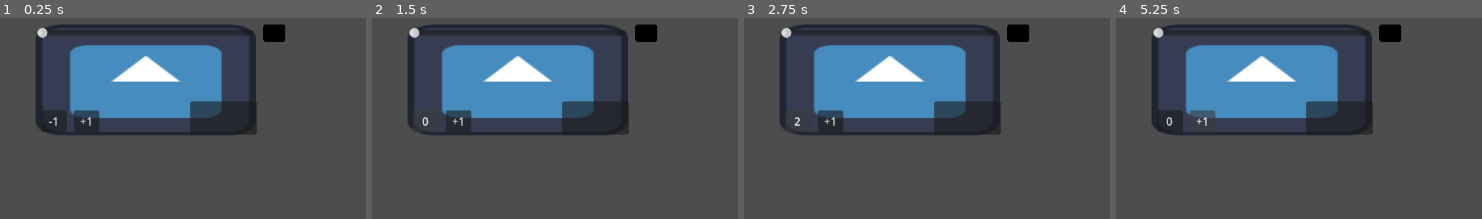
Above: before the commit, frames 1-4 (left to right).
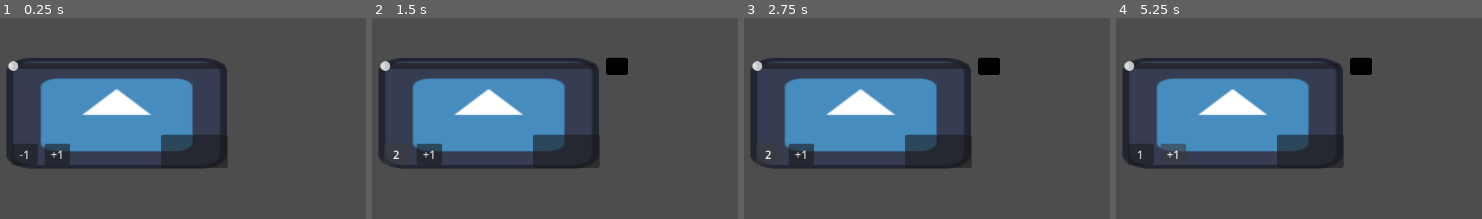
Above: after the commit, the same moments.

Repository: FormerlyWD/serious-game-jam
Game: Godot game, scene res://Scenes/deskScene/DeskScene.tscn
Two runs of this game, one before a commit and one after it. Both use one fixed random seed, a clock stepped at 60 frames per second and the inputs below. The engine's default icon, where the game draws it, is replaced by a stand-in: a white triangle on a blue panel in a dark square.
Inputs (mouse positions are in pixels of both pictures, inside the frame that each line leads up to; where the layout moved, square brackets give the same spot in the first picture):
- Up to frame 1 (0.25 s): no input
- Up to frame 2 (1.5 s): click "+1" at 0.5 s; click "-1" at 1.25 s
- Up to frame 3 (2.75 s): click "0" (after the commit: "2") at 2 s
- Up to frame 4 (5.25 s): click "2" at 2.75 s; click "1" at 3.5 s; click (1309, 150) [1339, 118] at 4.25 s; click "+1" at 5 s

The runs differ from the first frame. In frame 1, 31% of the frame differs, in the area x 1-78%, y 2-76%; in frame 2, 31%; in frame 3, 31%; in frame 4, 31%.

Commit message:
abjustments

Diff:
--- a/Radio/CentralAndStaticNoiseChannels/CentralAndStaticNoiseChannels.gd
+++ b/Radio/CentralAndStaticNoiseChannels/CentralAndStaticNoiseChannels.gd
@@ -8,21 +8,48 @@
 @export var clip_manager:ClipManagerAudioStream
 @export var currently_chosen_channel:int = 0
 @export var timer_node:CustomTimer
-
+@export var idle_channel:Channel
+@export var idle_time:float = 1.0
+var all_locked_channel_nums:Array[int]
+var is_ready:bool = true
 
 
 func update_stream_count():
 
 	if channel_array:
 		amount_of_streams = channel_array.size()
+	for base_channel in channel_array:
+		if base_channel.channel_locked:
+			all_locked_channel_nums.append(channel_array.find(base_channel))
+func switch_channel(new_channel:int):
+	if is_ready:
+		is_ready = false
+	else:
+		return
 
-func switch_channel(new_channel:int):
+
+	clip_manager.lock_clips()
+
+	stop()
+	stream = idle_channel.radio_noise
+	play(timer_node.current_timer)
+
+	await get_tree().create_timer(idle_time).timeout
 	new_channel_switched.emit()
 	currently_chosen_channel = new_channel
 	frequency_knob.chosen_target_deg = channel_array[currently_chosen_channel].lowest_frequency_point
 	frequency_knob._on_value_changed(frequency_knob.value)
+
+	stop()
 	stream = channel_array[currently_chosen_channel].radio_noise
 	play(timer_node.current_timer)
 
-	clip_manager.discard_clip_from_play(true)
+
+
 	clip_manager.check_clip_state()
+	is_ready = true
+func get_random_channel_num() -> int:
+	var random_channel_num:int = randi_range(0,amount_of_streams-1)
+	while random_channel_num in all_locked_channel_nums:
+		random_channel_num = randi_range(0,amount_of_streams-1)
+	return random_channel_num
--- a/Radio/ClipInsertion/sample_clip.tres
+++ b/Radio/ClipInsertion/sample_clip.tres
@@ -6,5 +6,5 @@
 [resource]
 script = ExtResource("1_h5u4n")
 audio_clip = ExtResource("1_iqgoq")
-start_time = 5.0
+start_time = 1.0
 metadata/_custom_type_script = "uid://cdwotjgvtyhjm"
--- a/Radio/ClipManagerAudioStream/clip_manager_audio_stream.gd
+++ b/Radio/ClipManagerAudioStream/clip_manager_audio_stream.gd
@@ -6,7 +6,11 @@
 enum PlayState {
 	BUSY, FREE, NONREADY
 }
+enum AvailabilityState {
+	LOCKED, AVAILABLE
+}
 var current_play_state:PlayState = PlayState.NONREADY
+var current_availability_state:AvailabilityState = AvailabilityState.AVAILABLE
 var all_clips_insertions_sorted:Array[Array]
 @export var all_clips_insertions:Array[ClipInsertion]
 @export var button_tracker:ClipTrackButton
@@ -18,8 +22,12 @@
 
 
 func _process(delta: float) -> void:
+	if current_availability_state == AvailabilityState.LOCKED:
+		return
 	check_clip_state()
-
+func lock_clips():
+	current_availability_state = AvailabilityState.LOCKED
+	discard_clip_from_play(true)
 func check_clip_state():
 	match current_play_state:
 		PlayState.NONREADY:
@@ -57,7 +65,8 @@
 	stop()
 	stream = null
 	if from_channel_switch:
-		pass
+		current_clip_parsed= null
+		button_tracker.remove_element(saved_clip_id)
 
 	elif current_clip_parsed:
 		current_clip_parsed= null
--- a/Radio/RadioNode.tscn
+++ b/Radio/RadioNode.tscn
@@ -13,6 +13,7 @@
 [ext_resource type="Script" uid="uid://cn5762sv6ibx3" path="res://Radio/CentralAndStaticNoiseChannels/ChannelClass/channel_class.gd" id="10_atd8r"]
 [ext_resource type="AudioStream" uid="uid://edf4l8nlh2i" path="res://Audio/freesound_community-static-radio-noise-and-searching-for-stations-48537.mp3" id="11_5gbna"]
 [ext_resource type="PackedScene" uid="uid://o2fsnkbaqlsv" path="res://Radio/ClipTrackButton/ClipTrackButton.tscn" id="12_1y8mp"]
+[ext_resource type="AudioStream" uid="uid://gnmo84rj1yws" path="res://Audio/freesound_community-crispy-static-56963.mp3" id="13_rxmdp"]
 [ext_resource type="PackedScene" uid="uid://dnp2iabu36s75" path="res://ShiftManager/ShiftClipScatterProcessing/ShiftClipScatterProcessing.tscn" id="14_kcuwd"]
 
 [sub_resource type="Resource" id="Resource_kcuwd"]
@@ -31,6 +32,13 @@
 script = ExtResource("10_atd8r")
 lowest_frequency_point = 2.0
 radio_noise = ExtResource("11_5gbna")
+metadata/_custom_type_script = "uid://cn5762sv6ibx3"
+
+[sub_resource type="Resource" id="Resource_260hf"]
+script = ExtResource("10_atd8r")
+lowest_frequency_point = 360.0
+radio_noise = ExtResource("13_rxmdp")
+channel_locked = true
 metadata/_custom_type_script = "uid://cn5762sv6ibx3"
 
 [node name="RadioNode" type="Control" unique_id=155327058 node_paths=PackedStringArray("clip_manager_audio_stream", "central_and_static_noise_channels", "knob_slider", "timer")]
@@ -55,6 +63,7 @@
 offset_bottom = 16.0
 max_value = 360.0
 script = ExtResource("1_f218l")
+signal_clear_flag_requirement = 0.2
 clip_volume_outside_curve = -10.0
 central_static_noise = NodePath("../CentralAndStaticNoiseChannels")
 clip_manager_audio_stream = NodePath("../ClipManagerAudioStream")
@@ -107,6 +116,7 @@
 frequency_knob = NodePath("../knob slider")
 clip_manager = NodePath("../ClipManagerAudioStream")
 timer_node = NodePath("../CustomTimer")
+idle_channel = SubResource("Resource_260hf")
 
 [node name="ClipTrackButton" parent="." unique_id=2116075426 node_paths=PackedStringArray("knob_slider", "clip_manager") instance=ExtResource("12_1y8mp")]
 layout_mode = 1
--- a/Radio/test/knob_slider.gd
+++ b/Radio/test/knob_slider.gd
@@ -21,6 +21,7 @@
 
 func reset():
 	clip_manager_audio_stream.volume_db =clip_volume_outside_curve
+
 	central_static_noise.volume_db = noise_default_volume
 	value = 0 #subject to change
 func find_dist(new_value:float):
--- a/Scenes/deskScene/DeskScene.tscn
+++ b/Scenes/deskScene/DeskScene.tscn
@@ -10,10 +10,10 @@
 
 [node name="RadioNode" parent="." unique_id=170821821 instance=ExtResource("3_0rdti")]
 unique_name_in_owner = true
-offset_left = -429.0
-offset_top = -250.0
-offset_right = -109.0
-offset_bottom = -97.0
+offset_left = -471.0
+offset_top = -202.0
+offset_right = -151.0
+offset_bottom = -49.0
 metadata/_edit_use_anchors_ = true
 
 [node name="Camera2D" type="Camera2D" parent="." unique_id=514651589]
--- a/ShiftManager/NewShift.tres
+++ b/ShiftManager/NewShift.tres
@@ -15,7 +15,7 @@
 
 [resource]
 script = ExtResource("7_m21ru")
-duration = 10.0
+duration = 2000.0
 all_clip_insertions = Array[ExtResource("2_mboxh")]([ExtResource("3_c1sqy")])
 channel_array = Array[ExtResource("4_feej3")]([ExtResource("5_vxlrt"), ExtResource("5_vxlrt"), ExtResource("5_vxlrt")])
 clip_insertion_scatter_count = 4
--- a/ShiftManager/ShiftClipScatterProcessing/shift_clip_scatter_processing.gd
+++ b/ShiftManager/ShiftClipScatterProcessing/shift_clip_scatter_processing.gd
@@ -12,6 +12,7 @@
 @export var clip_manager_audio_stream: ClipManagerAudioStream
 @export var central_and_static_noise_channels: CentralAndStaticNoiseChannels
 @export var max_overlap_attempts:int = 100
+
 
 
 func scatter_clips(shift_data:Shift) -> void:
@@ -99,6 +100,7 @@
 
 
 
+
 	shift_data.all_clip_insertions.append_array(clip_packed_array)
 func generate_non_overlapping_duration(
 	duration:float,
